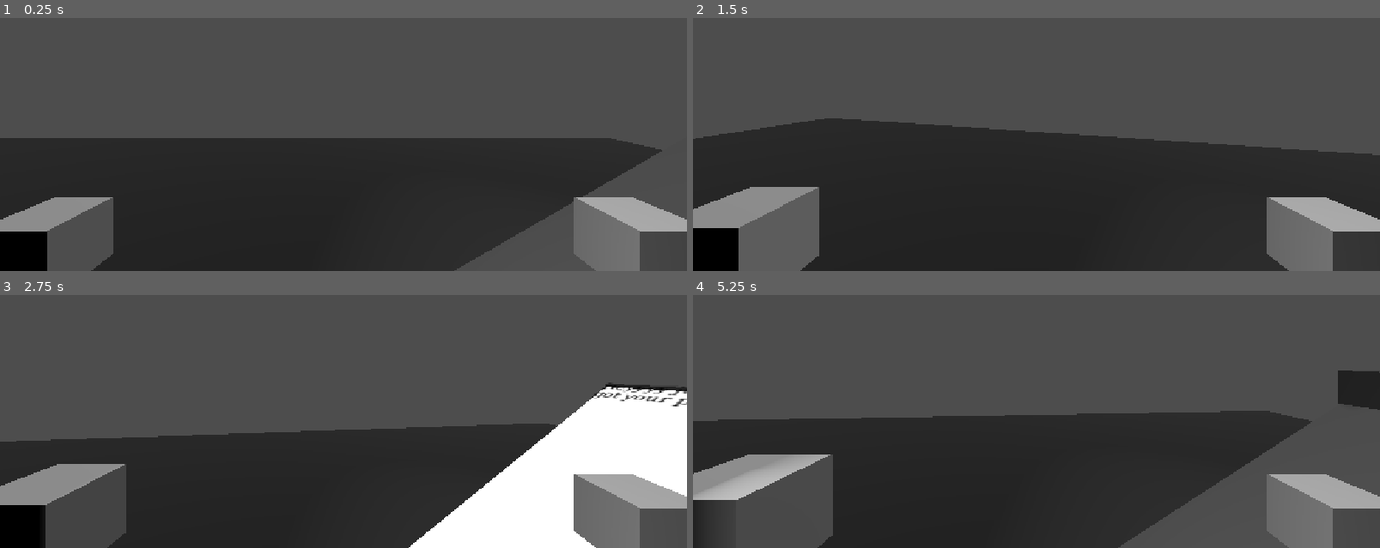
Above: before the commit, frames 1-4 (two rows, left to right).
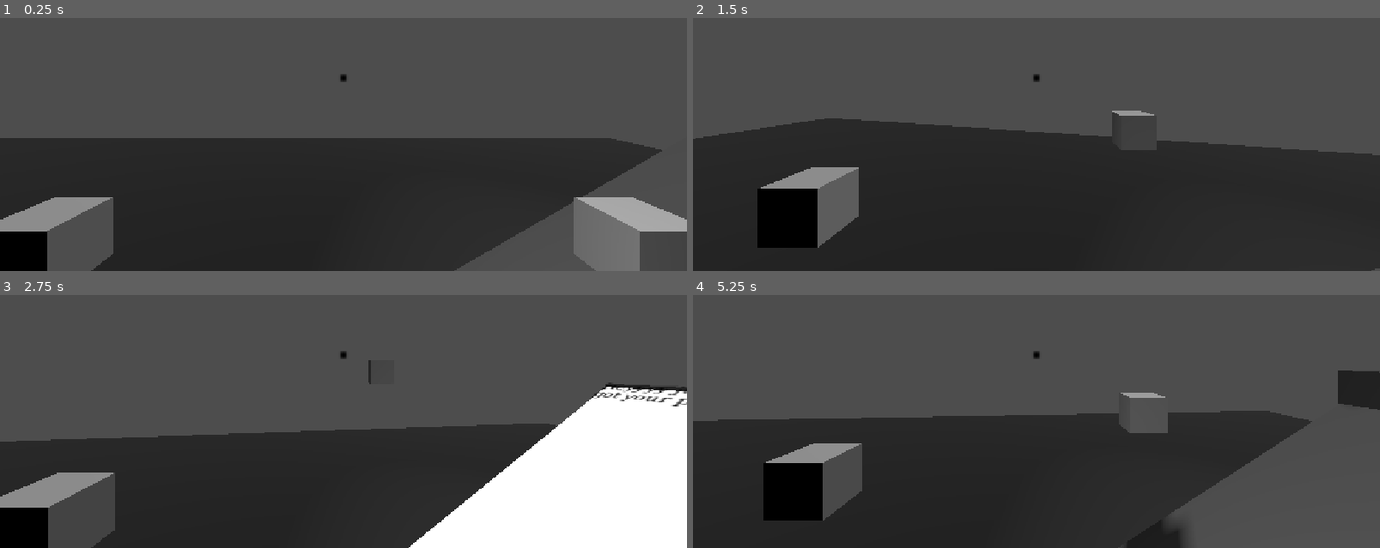
Above: after the commit, the same moments.

Repository: KnownLedge/Trust-Fund-No-One
Game: Godot game, scene res://Scenes/Locations/TestPhoneCallRoom.tscn
Same seed, same stepped clock (60 frames per second), same inputs: the game is played once before the commit and once after it. This scene is started directly instead of the project's main scene. Sound files missing from this copy of the repository are replaced by a short silence.
Inputs (mouse positions are in pixels of both pictures, inside the frame that each line leads up to):
- Up to frame 1 (0.25 s): no input
- Up to frame 2 (1.5 s): tap Enter at 0.5 s; move the mouse to (1070, 76) at 0.52 s; hold E (RightDrop) 0.53-1.28 s; hold Right mouse button (RightClick) 0.53-1.28 s; click (1070, 76) at 0.67 s; move the mouse to (1002, 78) at 1.27 s; hold Q (LeftDrop) from 1.28 s (still down); click (1002, 78) at 1.35 s
- Up to frame 3 (2.75 s): right-click (309, 355) at 1.55 s; move the mouse to (357, 348) at 2.02 s; release Q (LeftDrop) at 2.03 s; hold E (RightDrop) from 2.03 s (still down); hold Right mouse button (RightClick) from 2.03 s (still down); tap 1 (NumpadOne) at 2.1 s
- Up to frame 4 (5.25 s): move the mouse to (1029, 360) at 2.77 s; release Right mouse button (RightClick) at 2.78 s; tap 3 (NumpadThree) at 2.85 s; click (1029, 360) at 2.92 s; right-click (1029, 360) at 3.05 s; move the mouse to (1084, 360) at 3.52 s; release E (RightDrop) at 3.53 s; hold Right mouse button (RightClick) 3.53-4.28 s; hold Q (LeftDrop) from 3.53 s (still down); tap 2 (NumpadTwo) at 3.6 s; move the mouse to (981, 350) at 4.27 s; right-click (981, 350) at 4.35 s; move the mouse to (1043, 355) at 5.02 s; hold Right mouse button (RightClick) from 5.03 s (still down); click (1043, 355) at 5.17 s

The runs differ from the first frame. In frame 1, less than 0.1% of the frame differs, in the area x 49-51%, y 22-26%; in frame 2, 11%; in frame 3, 5.8%; in frame 4, 11%, in the area x 0-100%, y 22-100%.
Error before the commit: Cannot call method 'reparent' on a null value. (res://Scripts/NodeScripts/player_controller.gd:50)

Commit message:
Look boss, two hands!
Can use right click and e to hold and drop stuff with the right hand

Diff:
--- a/trust-fund-no-one/Scenes/Objects/player_character.tscn
+++ b/trust-fund-no-one/Scenes/Objects/player_character.tscn
@@ -1,14 +1,17 @@
 [gd_scene format=3 uid="uid://yj4baxphh5o1"]
 
 [ext_resource type="Script" uid="uid://diqmqb74kp5t" path="res://Scripts/NodeScripts/player_controller.gd" id="1_3ejmg"]
+[ext_resource type="Texture2D" uid="uid://e51fhf5noi5g" path="res://Textures/pixelartDot.png" id="2_i3yby"]
 
-[node name="Player" type="Node3D" unique_id=207456662 node_paths=PackedStringArray("head", "camera", "left_hand", "ray")]
+[node name="Player" type="Node3D" unique_id=207456662 node_paths=PackedStringArray("head", "camera", "left_hand", "right_hand", "ray")]
 script = ExtResource("1_3ejmg")
 head = NodePath("Head")
 camera = NodePath("Head/Camera3D")
 left_hand = NodePath("Head/Camera3D/Left Hand")
+right_hand = NodePath("Head/Camera3D/Right Hand")
 ray = NodePath("Head/Camera3D/RayCast3D")
-default_left_hold = Vector3(-0.064, -0.04, -1.273)
+default_left_hold = Vector3(-0.14, -0.04, -2.3)
+default_right_hold = Vector3(0.14, -0.04, -2.3)
 
 [node name="Head" type="Node3D" parent="." unique_id=95127230]
 
@@ -16,6 +19,7 @@
 
 [node name="RayCast3D" type="RayCast3D" parent="Head/Camera3D" unique_id=599415049]
 target_position = Vector3(0, 0, -3)
+collision_mask = 16
 collide_with_areas = true
 
 [node name="Left Hand" type="CSGBox3D" parent="Head/Camera3D" unique_id=1866637286]
@@ -23,3 +27,17 @@
 
 [node name="Right Hand" type="CSGBox3D" parent="Head/Camera3D" unique_id=404128739]
 transform = Transform3D(0.17505449, 0, 0, 0, 0.17382765, 0, 0, 0, 0.17382765, 0.788, -0.449, -0.682)
+
+[node name="TextureRect" type="TextureRect" parent="." unique_id=1114242113]
+anchors_preset = 8
+anchor_left = 0.5
+anchor_top = 0.5
+anchor_right = 0.5
+anchor_bottom = 0.5
+offset_left = -20.0
+offset_top = -20.0
+offset_right = 20.0
+offset_bottom = 20.0
+grow_horizontal = 2
+grow_vertical = 2
+texture = ExtResource("2_i3yby")
--- a/trust-fund-no-one/Scenes/Objects/translation_paper.tscn
+++ b/trust-fund-no-one/Scenes/Objects/translation_paper.tscn
@@ -122,6 +122,8 @@
 cache/0/13/0/scale = 1.0
 
 [node name="RigidBody3D" type="RigidBody3D" unique_id=1369670520]
+collision_layer = 17
+collision_mask = 17
 gravity_scale = 0.4
 freeze = true
 script = ExtResource("1_1yuby")
--- a/trust-fund-no-one/Scripts/NodeScripts/player_controller.gd
+++ b/trust-fund-no-one/Scripts/NodeScripts/player_controller.gd
@@ -11,26 +11,40 @@
 
 const LEFT_TURN = 7.5
 
+const RIGHT_TURN = -7.5
+
 @export var left_hand: Node3D
+
+@export var right_hand: Node3D
 
 @export var ray: RayCast3D
 
 @export var default_left_hold: Vector3
 
+@export var default_right_hold: Vector3
+
 var left_item: Node3D
+
+var right_item: Node3D
 
 var left_hold_pos: Vector3
 
+var right_hold_pos: Vector3
+
 var left_hover_pos: Vector3
 
+var right_hover_pos: Vector3
 
 
 enum holdType {PAPER, STAPLER}
 var left_hold_type: holdType
+var right_hold_type: holdType
+#This enum may go unused
 
 func _ready():
 	Input.set_mouse_mode(Input.MOUSE_MODE_CAPTURED)
 	left_hover_pos = left_hand.position
+	right_hover_pos = right_hand.position
 
 func _unhandled_input(event: InputEvent) -> void:
 	if event is InputEventMouseMotion:
@@ -47,14 +61,21 @@
 
 
 	if(Input.is_action_just_pressed("LeftDrop")):
-		left_item.reparent(get_parent())
-		if(left_item is RigidBody3D):
-			left_item.freeze = false
-
+		drop_item(left_hand, left_item,left_hover_pos)
 		left_item = null
-		left_hand.position = left_hover_pos
+	if(Input.is_action_just_pressed("RightDrop")):
+		drop_item(right_hand, right_item, right_hover_pos)
+		right_item = null
 
 
+func drop_item(hand, hand_item, hover_pos):
+	if(hand_item != null):
+		hand_item.reparent(get_parent())
+		if(hand_item is RigidBody3D):
+			hand_item.freeze = false
+
+		hand_item = null
+		hand.position = hover_pos
 
 func _physics_process(delta: float) -> void:
 	if(Input.is_action_just_pressed("LeftClick")):
@@ -71,9 +92,6 @@
 			if(left_item is RigidBody3D):
 				left_item.freeze = true
 
-
-
-
 			left_item.reparent(left_hand)
 
 			if(left_item.get_meta("hold_rotation")):
@@ -86,7 +104,41 @@
 			print("not picking thing up")
 	elif(Input.is_action_pressed("LeftClick")):#checking for held input
 		left_hand.position = lerp(left_hand.position, left_hold_pos, delta * HAND_EXTEND)
-	elif(left_item != null):
+	else:
 		left_hand.position = lerp(left_hand.position, left_hover_pos, delta * HAND_RETURN)
 		if(left_hand.position.distance_to(left_hover_pos) < 2):
 			left_hold_pos = default_left_hold
+
+	#Ideally left and right hand would share code through functions to speed up bug fixing, but i wanna risk avoiding the headache of doing that to save time
+	#so this should be the same code as above, but for the right hand
+
+	if(Input.is_action_just_pressed("RightClick")):
+		if(right_item == null and ray.is_colliding()):
+			print("picking up thing")
+			right_hand.global_position = ray.get_collision_point()
+			right_hold_pos = right_hand.position
+			if(true):#ray.get_collider() is CSGBox3D):
+				print(ray.get_collider().name)
+				right_item = ray.get_collider()
+			else:
+				print(ray.get_collider().get_parent_node().name)
+				right_item = ray.get_collider().get_parent_node()
+			if(right_item is RigidBody3D):
+				right_item.freeze = true
+
+			right_item.reparent(right_hand)
+
+			if(right_item.get_meta("hold_rotation")):
+				right_item.rotation_degrees = right_item.get_meta("hold_rotation")
+
+			right_item.rotate_y(deg_to_rad(RIGHT_TURN))
+
+
+		else:
+			print("not picking thing up")
+	elif(Input.is_action_pressed("RightClick")):#checking for held input
+		right_hand.position = lerp(right_hand.position, right_hold_pos, delta * HAND_EXTEND)
+	else:
+		right_hand.position = lerp(right_hand.position, right_hover_pos, delta * HAND_RETURN)
+		if(right_hand.position.distance_to(right_hover_pos) < 2):
+			right_hold_pos = default_right_hold
Binary file added: trust-fund-no-one/Textures/pixelartDot.png
Not shown, added: trust-fund-no-one/Textures/pixelartDot.png.import
